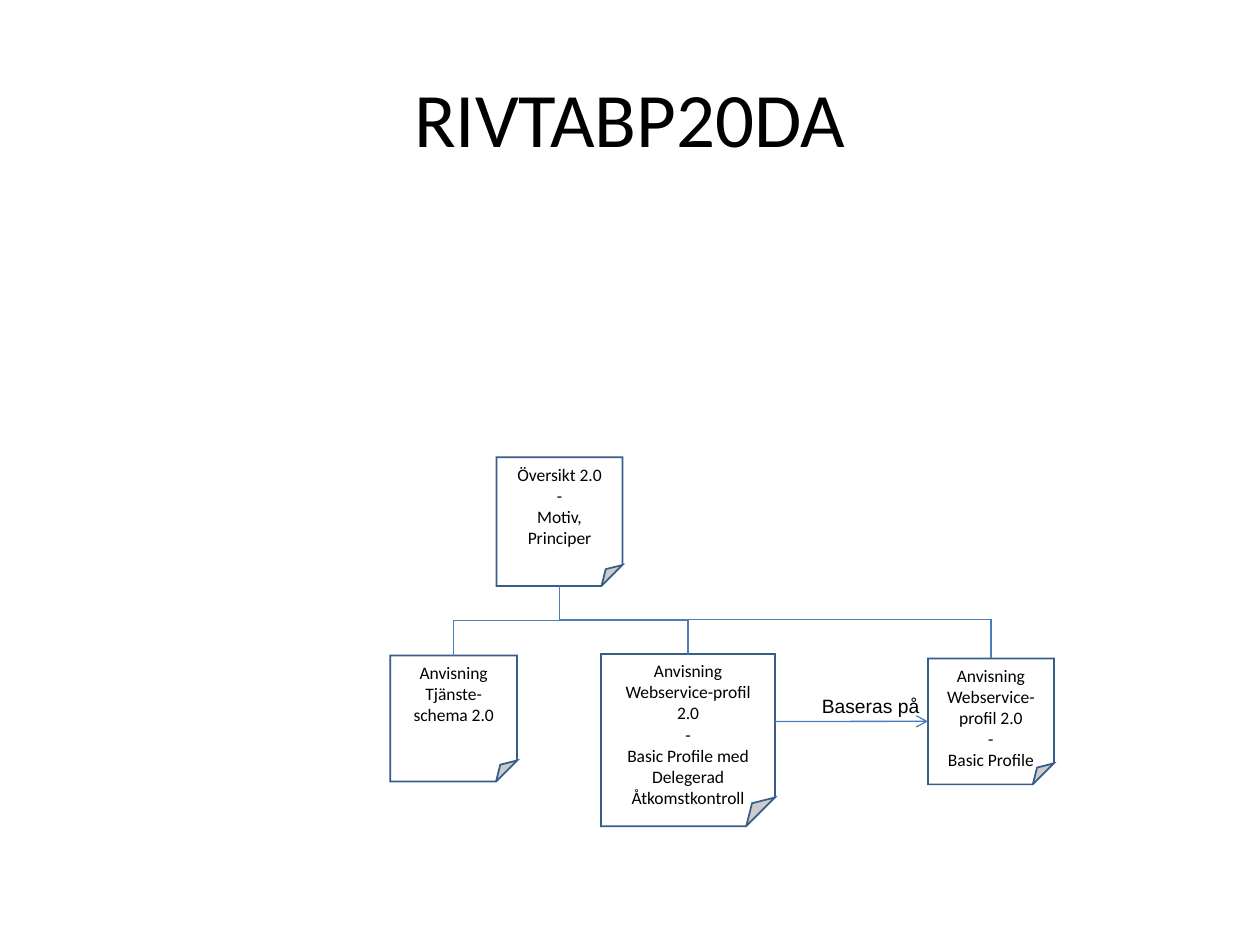
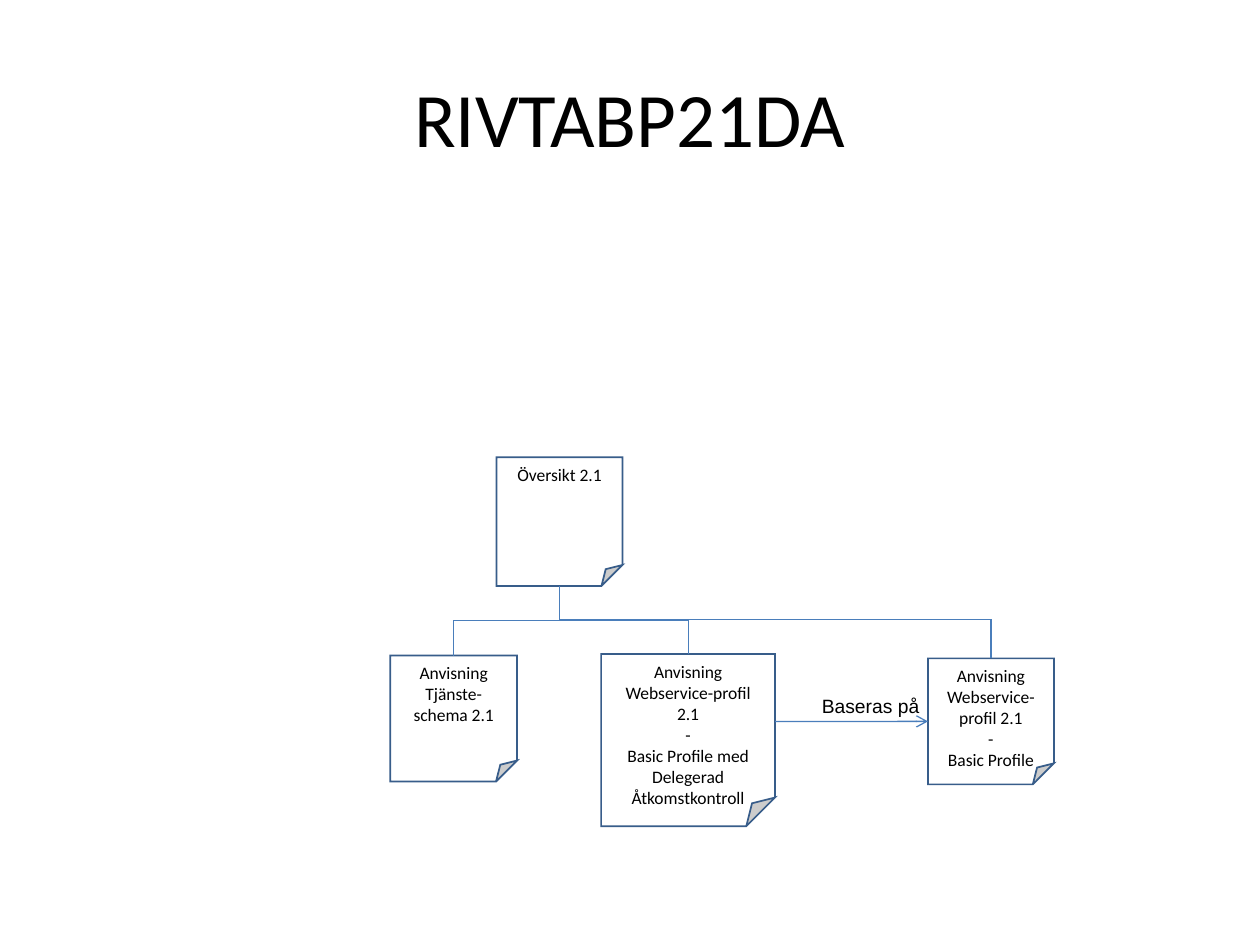
Before and after one commit to admstar/rivta, a slide deck: slide 23 of Profile/trunk/Documents/arbetsdokument/RIV-förvaltning, Illustrationer.ppt. Drawn at 1260x945 pixels with LibreOffice and Linux fonts; fonts in the diff are those of the drawing. Boxes give left, top, right and bottom in pixels: in the first picture for what was removed or moved away, otherwise in the second. Text is boxed around its words. In the diff, an @@ line names an element or a change of style, - is before the commit and + after.

```diff
--- a/Profile/trunk/Documents/arbetsdokument/RIV-förvaltning, Illustrationer.ppt
+++ b/Profile/trunk/Documents/arbetsdokument/RIV-förvaltning, Illustrationer.ppt
@@ title at (x1=414, y1=97, x2=845, y2=147): text changed @@
-RIVTABP20DA
+RIVTABP21DA
@@ text in folded corner at (x1=517, y1=467, x2=602, y2=481): text changed @@
-Översikt 2.0
--
-Motiv, Principer
+Översikt 2.1
@@ text in folded corner at (x1=414, y1=688, x2=494, y2=721): text changed @@
-Tjänste-schema 2.0
+Tjänste-schema 2.1
@@ text in folded corner at (x1=626, y1=666, x2=751, y2=720): text changed @@
-Anvisning Webservice-profil 2.0
+Anvisning Webservice-profil 2.1
@@ text in folded corner at (x1=947, y1=670, x2=1035, y2=727): text changed @@
-Anvisning Webservice-profil 2.0
+Anvisning Webservice-profil 2.1
```
Also in this commit, not shown: 11 other slides changed, 2 other files.
